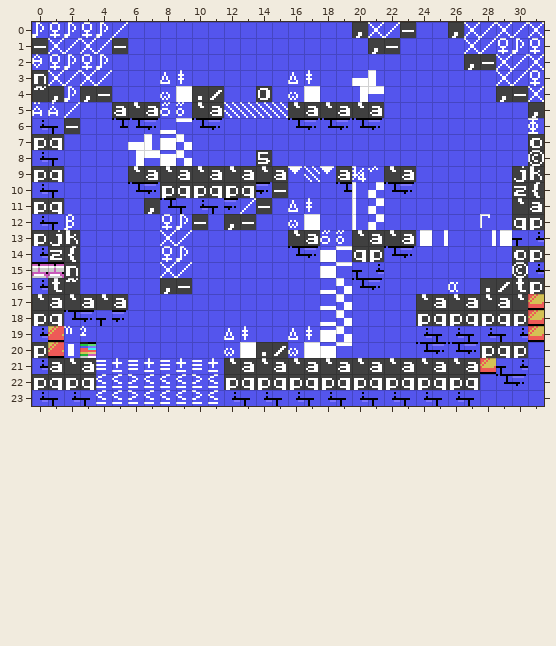
Tiled map: games/stevedore/maps/stage_14.tmx. Above is the file before it was changed.
Cells are 8x8 px. Shown: x 0..31, y 0..23.
New version:
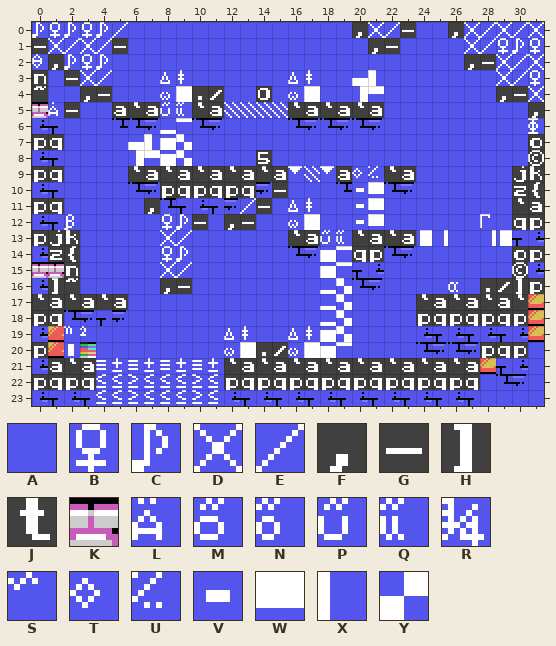
Key: from "charset": A 0, B 12, C 13, D 28, E 29, F 44, G 45, H 93, J 116, K 138, L 142, M 180, N 181, P 182, Q 183, R 186, S 187, T 188, U 189, V 196, W 197, X 198, Y 199.
_ is an empty cell.
From the commit log: Charset improvements (wood, ship) New stages (draft!)
What changed:
{"where": "layer \"Capa de Patrones 1\""}
{"y":2,"x":1,"old":"B","new":"F"}
{"y":3,"x":1,"old":"DE","new":"AG"}
{"y":4,"x":1,"old":"FC","new":"AA"}
{"y":5,"x":0,"old":"L","new":"K"}
{"y":5,"x":2,"old":"E","new":"G"}
{"y":5,"x":8,"old":"MN","new":"PQ"}
{"y":6,"x":2,"old":"G","new":"A"}
{"y":9,"x":20,"old":"RS","new":"TU"}
{"y":10,"x":20,"old":"XY","new":"VW"}
{"y":11,"x":20,"old":"XY","new":"VW"}
{"y":12,"x":20,"old":"XY","new":"VW"}
{"y":13,"x":18,"old":"MN","new":"PQ"}
{"y":16,"x":1,"old":"J","new":"H"}
{"y":16,"x":30,"old":"J","new":"H"}
{"label":"changed","picture_box":[32,54,80,134]}
{"label":"changed","picture_box":[160,108,184,116]}
{"label":"changed","picture_box":[320,166,384,244]}
{"label":"changed","picture_box":[52,278,62,294]}
{"label":"changed","picture_box":[516,278,526,294]}
